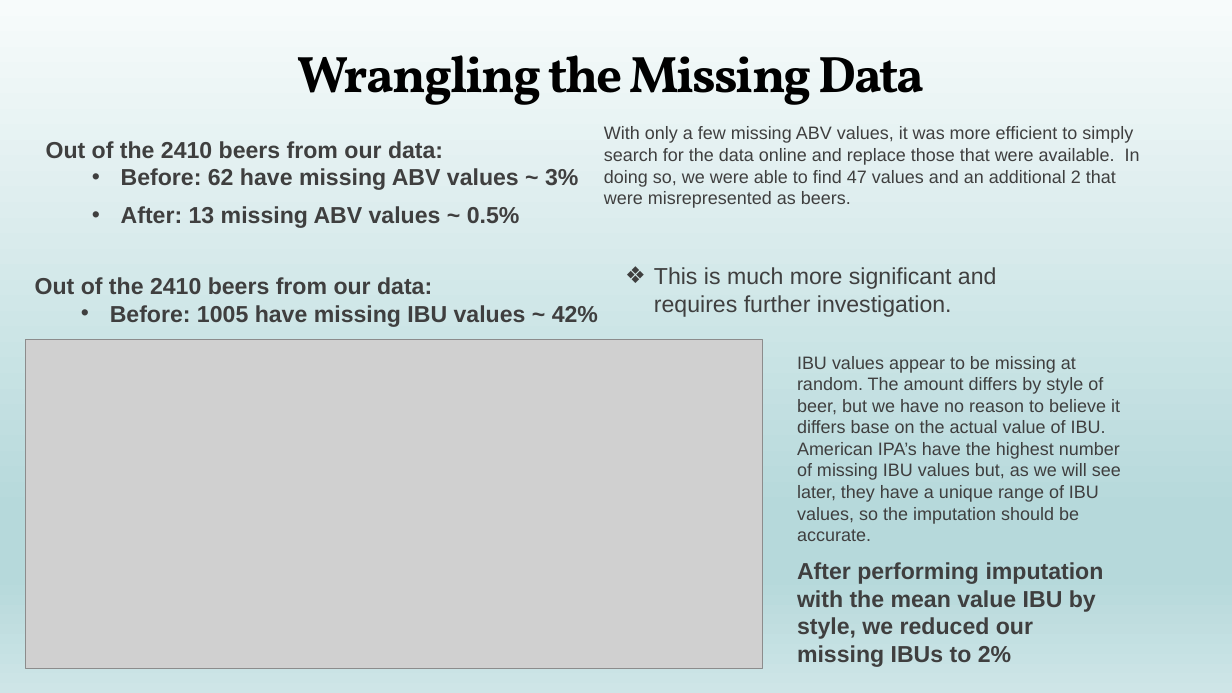
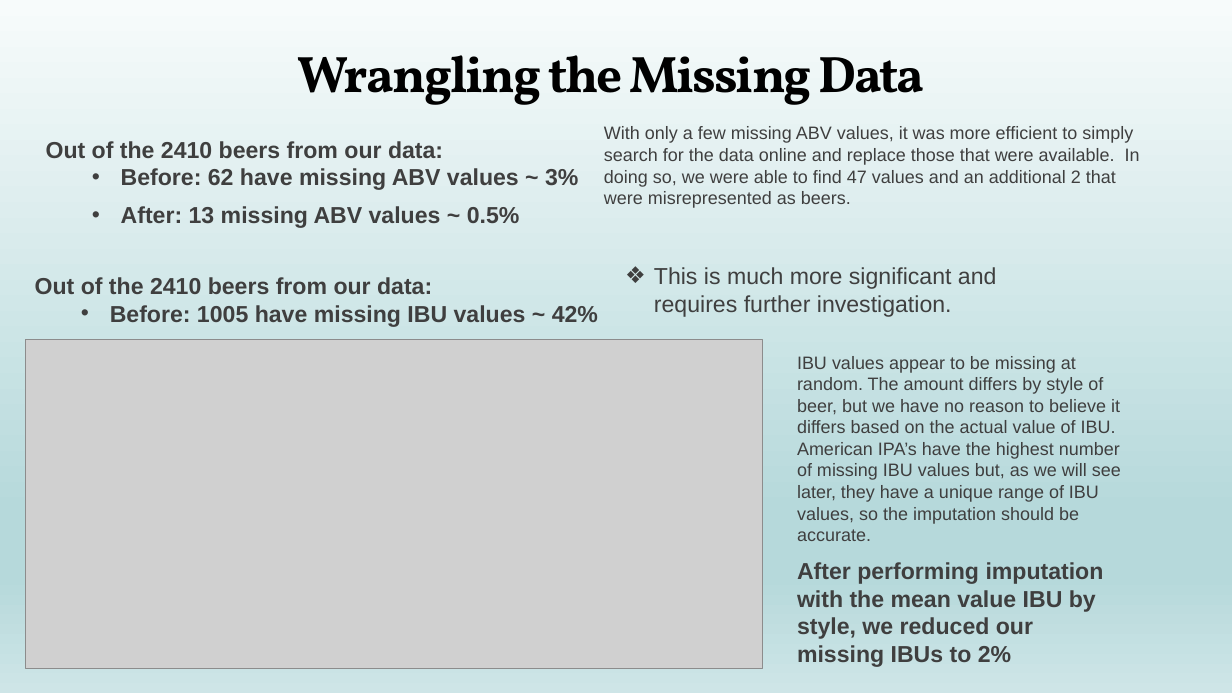
Before and after one commit to NickSager/MSDS_6306_Project1, a slide deck: slide 5 of Group4_CaseStudy1.pptx. Drawn at 1232x693 pixels with LibreOffice and Linux fonts; fonts in the diff are those of the drawing; grey boxes stand for pictures. Boxes give left, top, right and bottom in pixels: in the first picture for what was removed or moved away, otherwise in the second. Text is boxed around its words. In the diff, an @@ line names an element or a change of style, - is before the commit and + after.

Commit message:
Changes to ppt

```diff
--- a/Group4_CaseStudy1.pptx
+++ b/Group4_CaseStudy1.pptx
@@ text at [797,356,1121,541]: text changed @@
-IBU values appear to be missing at random. The amount differs by style of beer, but we have no reason to believe it differs base on the actual value of IBU. American IPA’s have the highest number of missing IBU values but, as we will see later, they have a unique range of IBU values, so the imputation should be accurate.
+IBU values appear to be missing at random. The amount differs by style of beer, but we have no reason to believe it differs based on the actual value of IBU. American IPA’s have the highest number of missing IBU values but, as we will see later, they have a unique range of IBU values, so the imputation should be accurate.
```
Also in this commit, not shown: 1 other slide changed.
